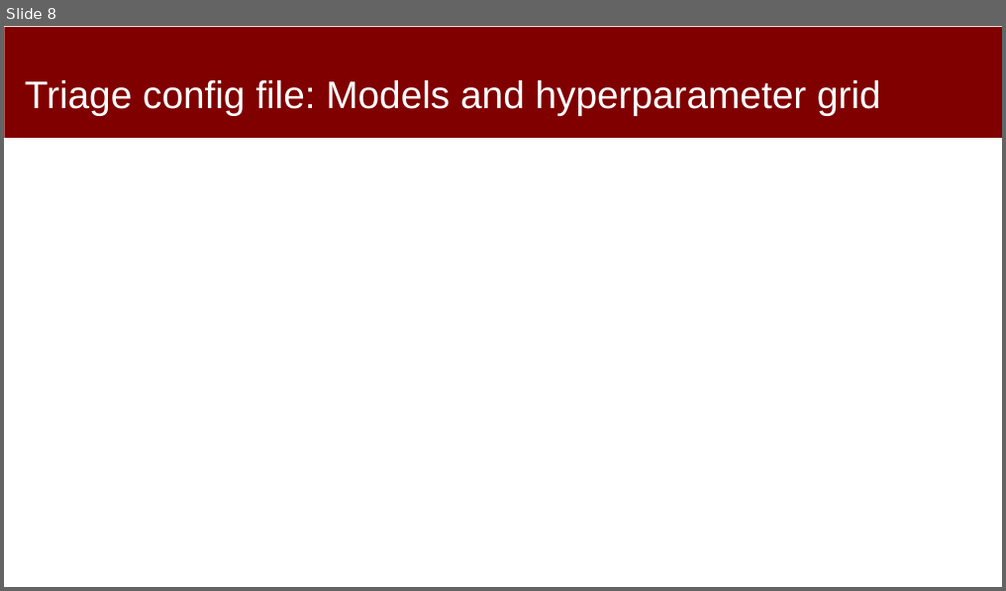
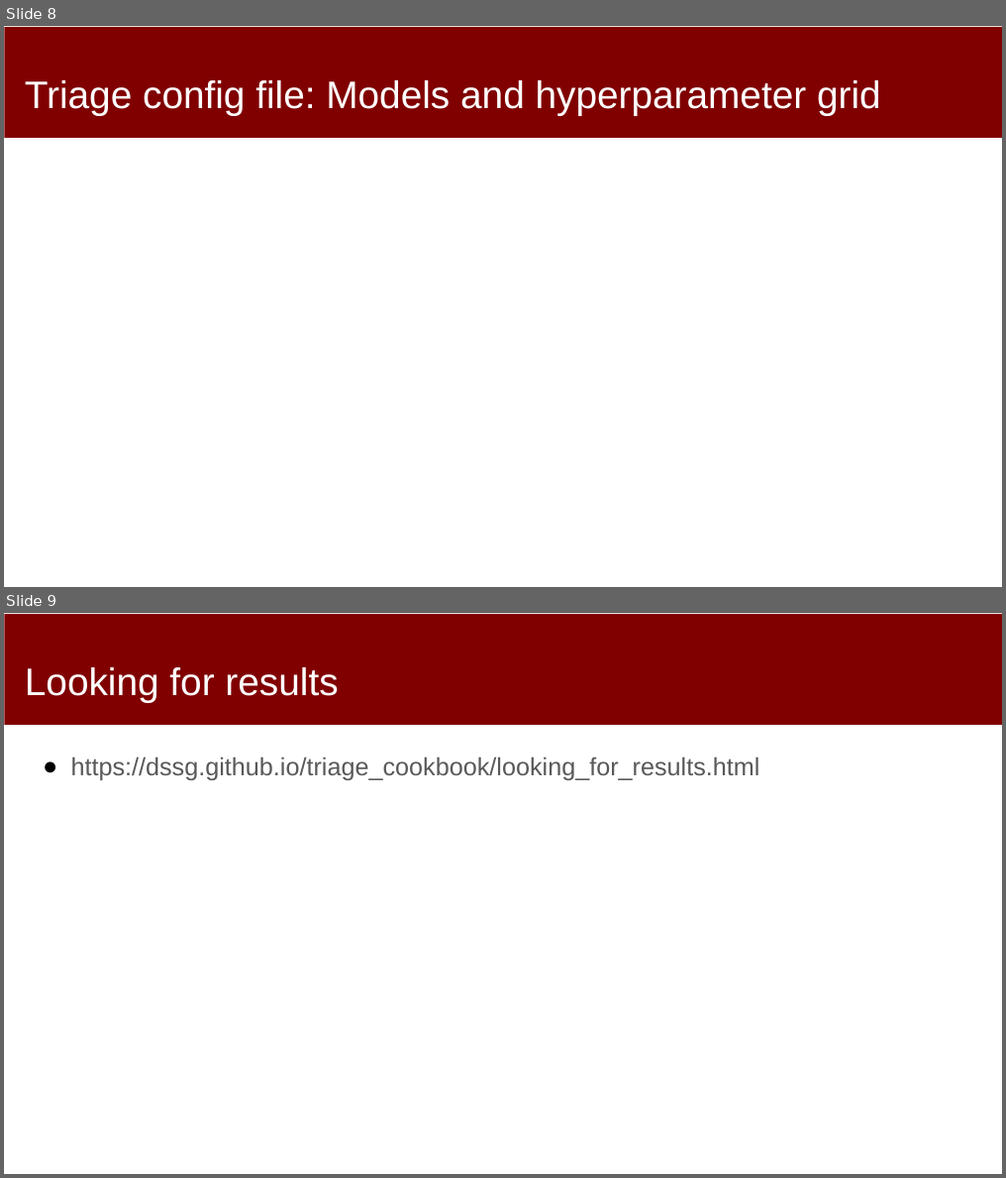
Before and after one commit to dssg/mlforpublicpolicylab, a slide deck: Lectures/14-ml-modeling-in-practice.pptx. Shown one above the other, each under a label of ours: slide 8 before the commit, slides 8 and 9 after it. The pictures are 1006x591 and 1006x1178 pixels, drawn with LibreOffice and Linux fonts; fonts in the diff are those of the drawing. Boxes give left, top, right and bottom in pixels: in the first picture for what was removed or moved away, otherwise in the second. Text is boxed around its words. In the diff, an @@ line names an element or a change of style, - is before the commit and + after.

```diff
--- a/Lectures/14-ml-modeling-in-practice.pptx
+++ b/Lectures/14-ml-modeling-in-practice.pptx
@@ slide 9 added at (4, 613, 1002, 1174), background #FFFFFF; not listed: 1 template element that a slide beside it also shows @@
@@ title added at (25, 667, 338, 702), 37 pt, text #FFFFFF @@
+Looking for results
@@ text added at (71, 757, 760, 780), 24 pt, text #595959 @@
+● https://dssg.github.io/triage_cookbook/looking_for_results.html
```
Also in this commit, not shown: 4 slides changed.
